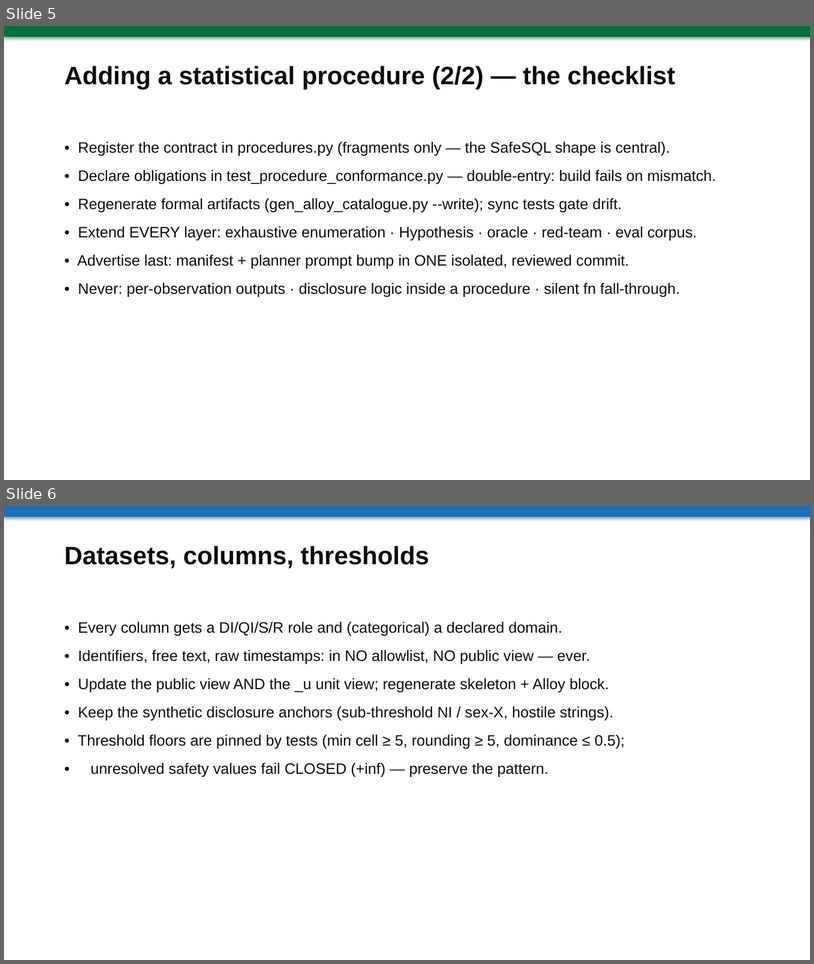
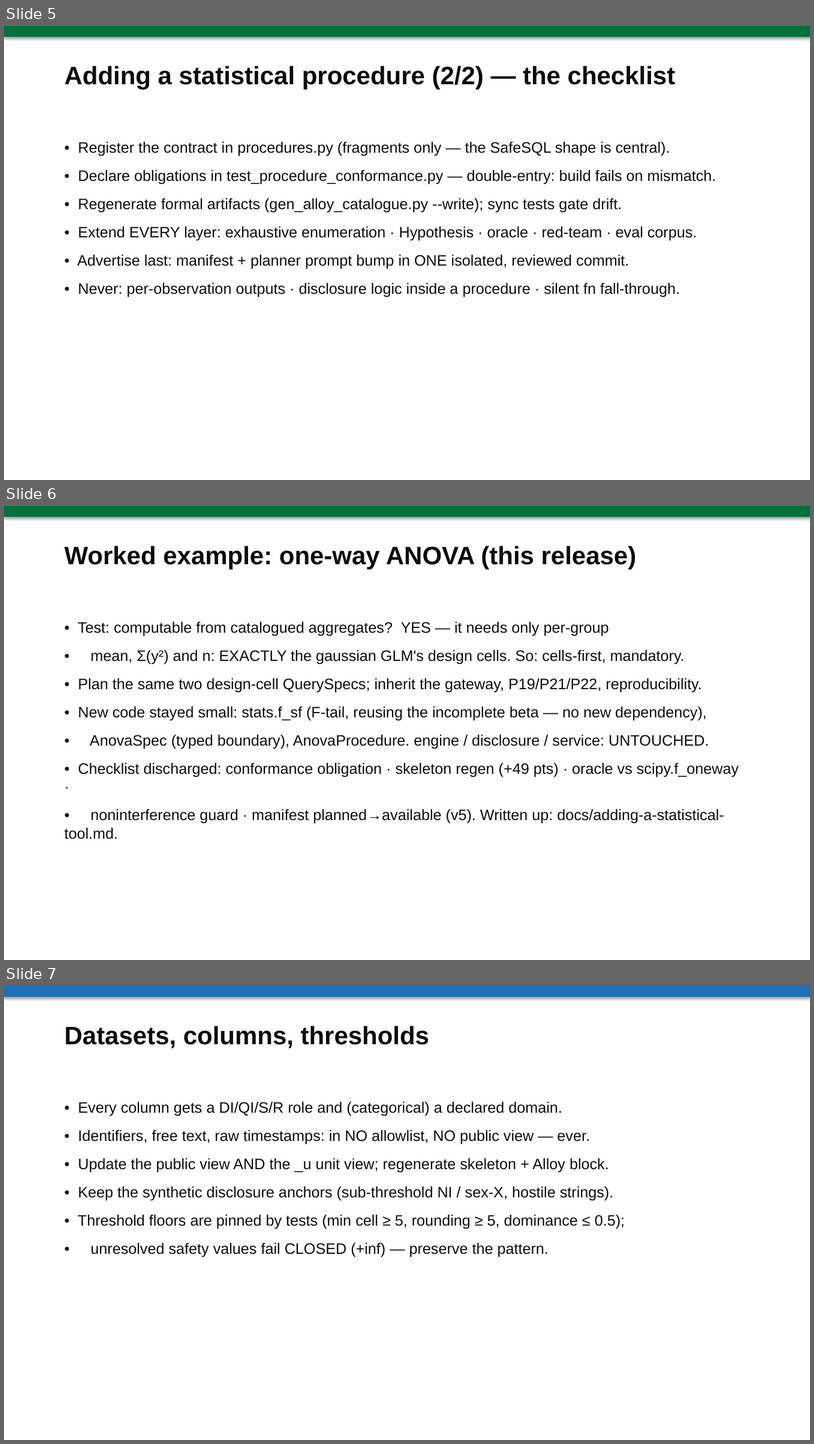
Before and after one commit to wadelab/safe-tre-agent, a slide deck: artifacts/GUIDELINES.ppt. Shown one above the other, each under a label of ours: slides 5 and 6 before the commit, slides 5, 6 and 7 after it. The pictures are 814x964 and 814x1444 pixels, drawn with LibreOffice and Linux fonts; fonts in the diff are those of the drawing. Boxes give left, top, right and bottom in pixels: in the first picture for what was removed or moved away, otherwise in the second. Text is boxed around its words. In the diff, an @@ line names an element or a change of style, - is before the commit and + after.

Commit message:
Decks: advertise the one-way ANOVA tool and how it was added
Adds ANOVA to the deck copy across all five decks, and — in the committed
ELIF and GUIDELINES decks — a slide on HOW it was incorporated: the cells-first
worked example (reuses the gaussian GLM's vetted mean/sum_sq cells; new code is
just stats.f_sf + AnovaSpec + AnovaProcedure; engine/disclosure/service
untouched; checklist discharged; documented in docs/adding-a-statistical-tool.md).
Refreshes the machine-checked model-shape count to 767 (718 GLM + 49 ANOVA).

```diff
--- a/artifacts/GUIDELINES.ppt
+++ b/artifacts/GUIDELINES.ppt
@@ slide 6 added at <box>4,506,810,960</box>, background #FFFFFF @@
@@ rectangle added at <box>4,506,810,517</box>, fill #00703C @@
@@ text added at <box>65,546,637,569</box>, 30 pt, text #0B0C0C, bold @@
+Worked example: one-way ANOVA (this release)
@@ text added at <box>65,621,739,839</box>, 18 pt, text #0B0C0C @@
+• Test: computable from catalogued aggregates? YES — it needs only per-group
+• mean, Σ(y²) and n: EXACTLY the gaussian GLM's design cells. So: cells-first, mandatory.
+• Plan the same two design-cell QuerySpecs; inherit the gateway, P19/P21/P22, reproducibility.
+• New code stayed small: stats.f_sf (F-tail, reusing the incomplete beta — no new dependency),
+• AnovaSpec (typed boundary), AnovaProcedure. engine / disclosure / service: UNTOUCHED.
+• Checklist discharged: conformance obligation · skeleton regen (+49 pts) · oracle vs scipy.f_oneway ·
+• noninterference guard · manifest planned→available (v5). Written up: docs/adding-a-statistical-tool.md.
@@ what was slide 6 is now slide 7 @@
```
Also in this commit, not shown: 2 other files.
